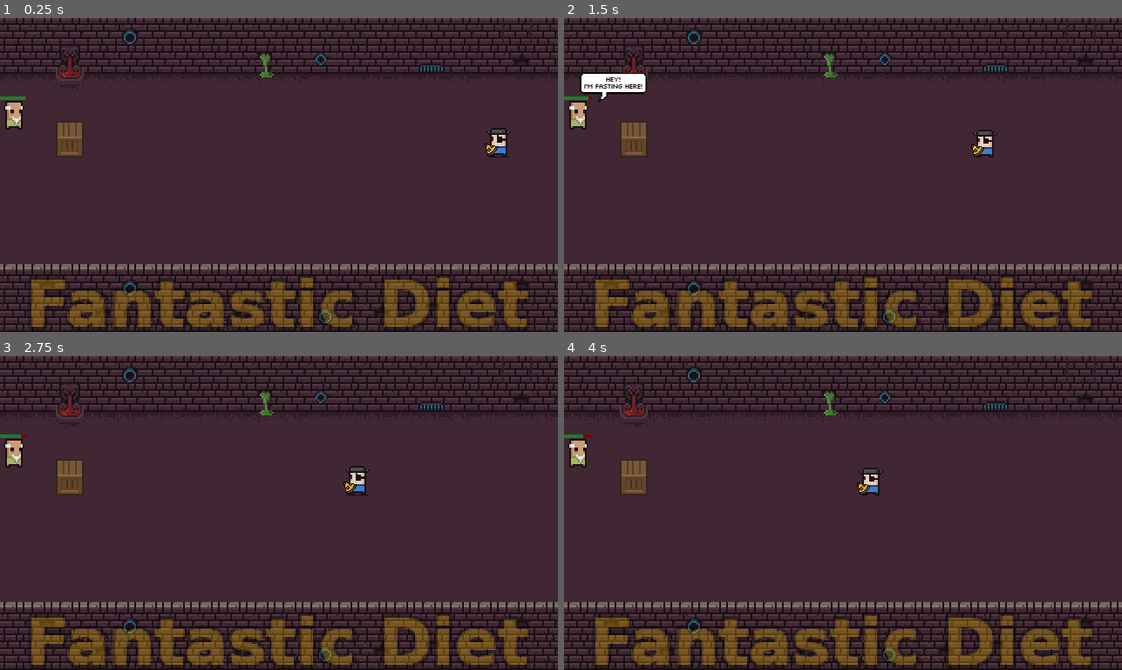
Above: before the commit, frames 1-4 (two rows, left to right).
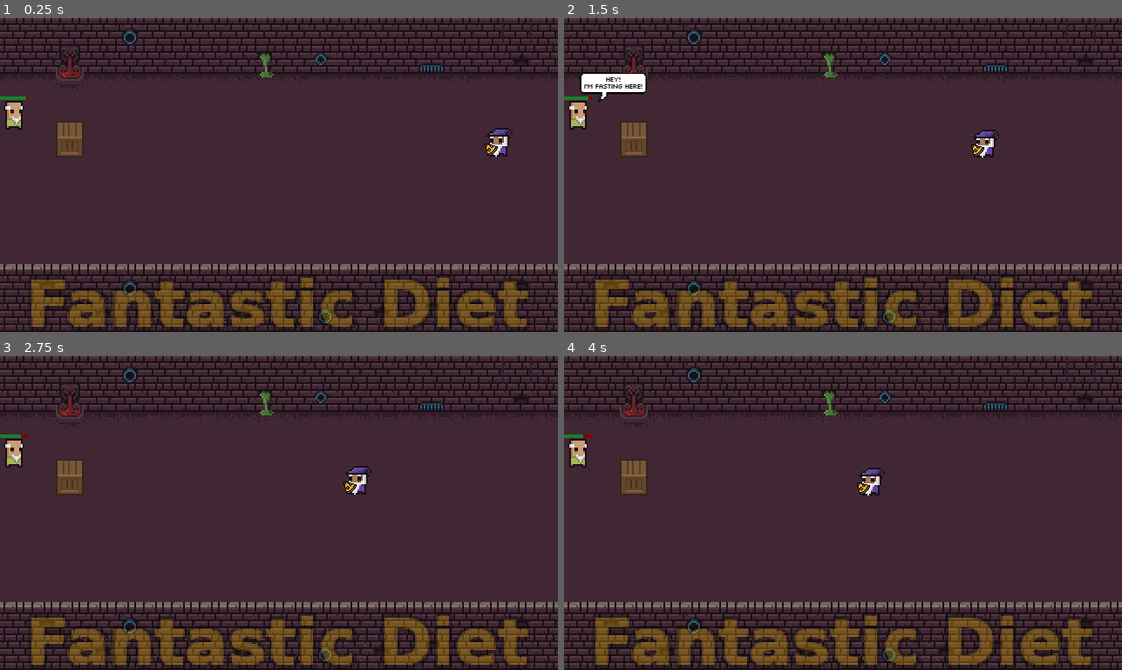
Above: after the commit, the same moments.

Repository: fantastic-jam/fantastic-diet
Game: Godot game, scene res://World.tscn
Two runs of this game, one before a commit and one after it. Both use one fixed random seed, a clock stepped at 60 frames per second and the inputs below.
Inputs (mouse positions are in pixels of both pictures, inside the frame that each line leads up to):
- Up to frame 1 (0.25 s): no input
- Up to frame 2 (1.5 s): move the mouse to (965, 159) at 0.52 s; click (965, 159) at 0.6 s; move the mouse to (731, 190) at 1.27 s; tap Space (shout_0) at 1.35 s
- Up to frame 3 (2.75 s): move the mouse to (334, 443) at 2.02 s; click (334, 443) at 2.1 s
- Up to frame 4 (4 s): move the mouse to (815, 575) at 2.77 s; tap Space (shout_0) at 2.85 s; move the mouse to (1010, 560) at 3.52 s; click (1010, 560) at 3.6 s

The runs differ from the first frame. In frame 1, 0.2% of the frame differs, in the area x 87-92%, y 35-45%; in frame 2, 0.2%; in frame 3, 0.2%; in frame 4, 0.2%.

Commit message:
fixed random skin at game start

Diff:
--- a/src/actors/delivery_guy/DeliveryGuy.gd
+++ b/src/actors/delivery_guy/DeliveryGuy.gd
@@ -32,13 +32,17 @@
 var _speed_decay = 10
 export var _min_speed = 5
 
+var rng = RandomNumberGenerator.new()
+
 func _ready() -> void:
+	rng.randomize()
+
 	_grunt_bubble.visible = false
 	_pizza_sprite.visible = _pizza
 	random_skin()
 
 func random_skin() -> void:
-	_sprite.region_rect = regions[randi() % regions.size()]
+	_sprite.region_rect = regions[rng.randi() % regions.size()]
 
 func _process(delta: float) -> void:
 	if _grunting:
